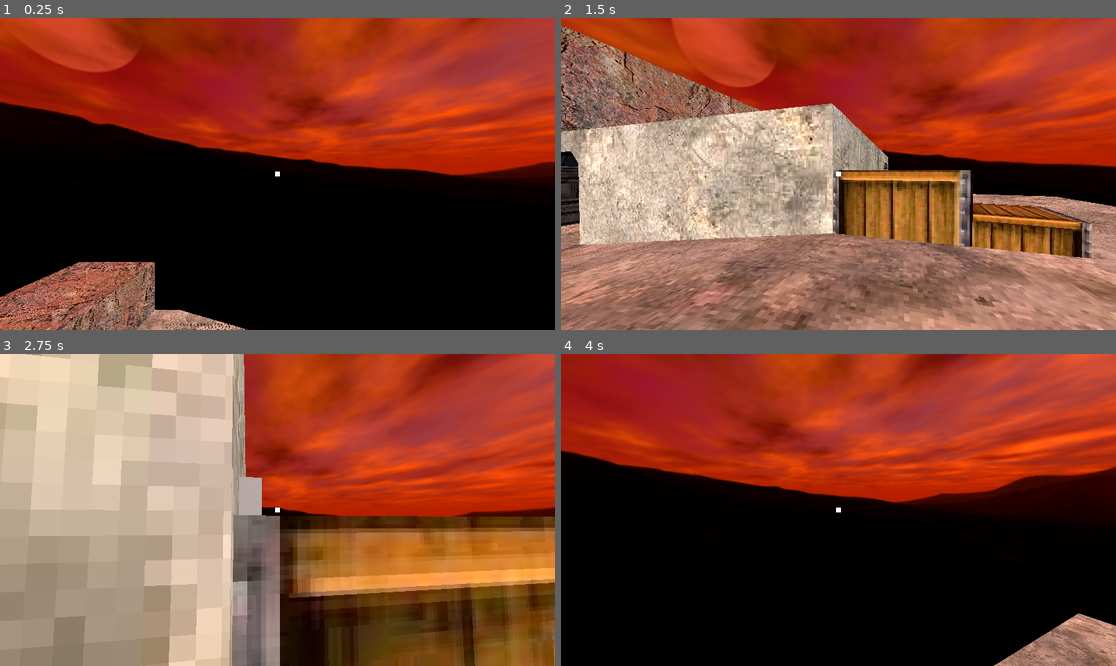
Above: before the commit, frames 1-4 (two rows, left to right).
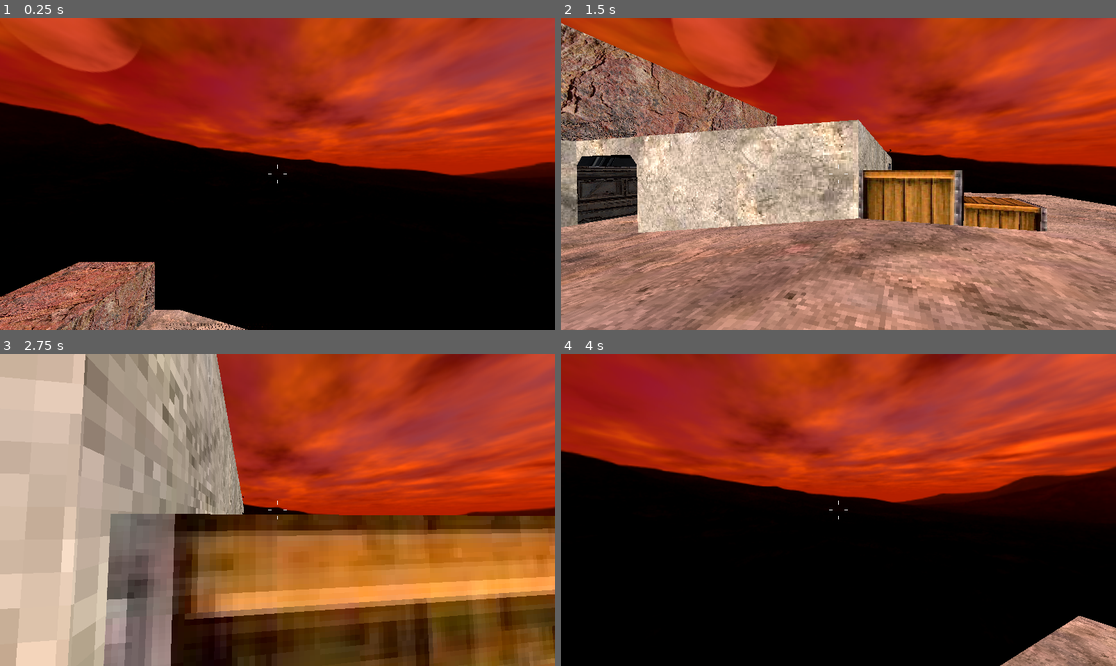
Above: after the commit, the same moments.

Repository: dairycultist/maltigi-run
Game: Godot game, scene res://world.tscn
The game is run twice, just before and just after one commit, with the same random seed, the same clock (stepped at 60 frames per second) and the same inputs.
Inputs (mouse positions are in pixels of both pictures, inside the frame that each line leads up to):
- Up to frame 1 (0.25 s): no input
- Up to frame 2 (1.5 s): move the mouse to (866, 174) at 0.52 s; press the mouse at (866, 174) at 0.53 s; hold Up (walk_up) from 0.53 s (still down); tap Space (jump) at 0.77 s; move the mouse to (810, 174) at 1.27 s; release the mouse at (810, 174) at 1.28 s; tap Shift (crouch) at 1.35 s
- Up to frame 3 (2.75 s): keep holding Up (walk_up); tap Space (jump) at 1.52 s; click (249, 510) at 1.55 s; move the mouse to (288, 503) at 2.02 s; press the mouse at (288, 503) at 2.03 s
- Up to frame 4 (4 s): keep holding Up (walk_up); move the mouse to (832, 516) at 2.77 s; release the mouse at (832, 516) at 2.78 s; tap F (toggle_fly) at 2.85 s; tap Space (jump) at 3.02, 3.77 s; click (832, 516) at 3.05 s; move the mouse to (877, 513) at 3.52 s; press the mouse at (877, 513) at 3.53 s

The runs differ from the first frame. In frame 1, less than 0.1% of the frame differs, in the area x 48-52%, y 46-54%; in frame 2, 43%; in frame 3, 50%, in the area x 0-100%, y 0-100%; in frame 4, 1.0%.

Commit message:
Shooting sound

Diff:
--- a/player_controller.gd
+++ b/player_controller.gd
@@ -8,16 +8,14 @@
 # bot navmesh
 # fast paced, wave gameplay
 
-const BULLET_HOLE = preload("res://tst.tscn")
-
-@export_group("Misc")
-@export var camera : Camera3D
+var random = RandomNumberGenerator.new()
 
 var camera_pitch := 0.0
 var is_flying := false
 
 @export_group("Gun")
 @export var firerate := 12
+@export var audiostream_fire : AudioStreamPlayer3D
 
 var fire_cooldown_remaining := 0.0
 
@@ -37,10 +35,12 @@
 
 func _process(delta: float) -> void:
 
+	# fly
 	if Input.is_action_just_pressed("toggle_fly"):
 		is_flying = not is_flying
 		velocity = Vector3.ZERO
 
+	# kill floor
 	if (position.y < -10):
 		position = Vector3(0, 10, 0)
 		velocity = Vector3.ZERO
@@ -51,16 +51,15 @@
 		if Input.is_action_pressed("fire"):
 
 			var space_state = get_world_3d().direct_space_state
-			var query = PhysicsRayQueryParameters3D.create(camera.global_position, camera.global_position - camera.get_global_transform().basis.z * 100)
+			var query = PhysicsRayQueryParameters3D.create($Camera3D.global_position, $Camera3D.global_position - $Camera3D.get_global_transform().basis.z * 100)
 			var result = space_state.intersect_ray(query)
 
-			if result:
-				if result.collider.has_method("on_shot"):
-					result.collider.on_shot()
-				else:
-					var bullet_hole = BULLET_HOLE.instantiate()
-					get_tree().root.add_child(bullet_hole)
-					bullet_hole.global_position = result.position + result.normal * 0.01
+			if result and result.collider.has_method("on_shot"):
+				result.collider.on_shot()
+
+			audiostream_fire.volume_linear = random.randf_range(0.8, 1.0)
+			audiostream_fire.pitch_scale = random.randf_range(0.95, 1.05)
+			audiostream_fire.play()
 
 			fire_cooldown_remaining = 1.0 / firerate
 
@@ -132,4 +131,4 @@
 
 		camera_pitch = clampf(camera_pitch - event.relative.y * mouse_sensitivity, -90, 90)
 
-		camera.rotation.x = deg_to_rad(camera_pitch)
+		$Camera3D.rotation.x = deg_to_rad(camera_pitch)
--- a/tst.tscn
+++ /dev/null
@@ -1,7 +0,0 @@
-[gd_scene load_steps=2 format=3 uid="uid://bhuevb5hiqhxb"]
-
-[sub_resource type="BoxMesh" id="BoxMesh_e3b24"]
-size = Vector3(0.2, 0.2, 0.2)
-
-[node name="MeshInstance3D" type="MeshInstance3D"]
-mesh = SubResource("BoxMesh_e3b24")
--- a/world.tscn
+++ b/world.tscn
@@ -1,6 +1,7 @@
-[gd_scene load_steps=16 format=3 uid="uid://pjh5004dwu6a"]
+[gd_scene load_steps=18 format=3 uid="uid://pjh5004dwu6a"]
 
 [ext_resource type="Script" uid="uid://vlcd5np3m2um" path="res://player_controller.gd" id="1_f3sb7"]
+[ext_resource type="AudioStream" uid="uid://clpeljf08wdu1" path="res://gunshot.wav" id="2_2o6r5"]
 [ext_resource type="Environment" uid="uid://b7571yot1dx2a" path="res://skybox/default_env.tres" id="2_tlwt5"]
 [ext_resource type="ArrayMesh" uid="uid://c2qvo6f1oqpsc" path="res://map/facility.obj" id="4_ic0uy"]
 [ext_resource type="Material" uid="uid://cck84q7aw8x5d" path="res://map/mat_concrete.tres" id="5_dwbse"]
@@ -11,6 +12,7 @@
 [ext_resource type="Texture2D" uid="uid://ckxg8mcbv12ky" path="res://map/graffiti.png" id="9_ioo17"]
 [ext_resource type="Material" uid="uid://de0ds530dqquc" path="res://map/mat_fence.tres" id="9_k3n1d"]
 [ext_resource type="Material" uid="uid://bma5h4x8gjt3n" path="res://map/mat_rock.tres" id="10_ic0uy"]
+[ext_resource type="Texture2D" uid="uid://csce2q7svuxhb" path="res://crosshair.png" id="12_k3n1d"]
 
 [sub_resource type="CapsuleShape3D" id="CapsuleShape3D_gv5m4"]
 
@@ -28,10 +30,13 @@
 
 [node name="World" type="Node3D"]
 
-[node name="Player" type="CharacterBody3D" parent="." node_paths=PackedStringArray("camera")]
+[node name="Player" type="CharacterBody3D" parent="." node_paths=PackedStringArray("audiostream_fire")]
 transform = Transform3D(1, 0, 0, 0, 1, 0, 0, 0, 1, 0, 30, 0)
 script = ExtResource("1_f3sb7")
-camera = NodePath("Camera3D")
+audiostream_fire = NodePath("AudioStreamFire")
+drag = 14.0
+grounded_accel = 120.0
+airborne_accel = 6.0
 airborne_course_correction = 1.1
 
 [node name="CollisionShape3D" type="CollisionShape3D" parent="Player"]
@@ -40,6 +45,9 @@
 
 [node name="Camera3D" type="Camera3D" parent="Player"]
 transform = Transform3D(1, 0, 0, 0, 1, 0, 0, 0, 1, 0, 1.5, 0)
+
+[node name="AudioStreamFire" type="AudioStreamPlayer3D" parent="Player"]
+stream = ExtResource("2_2o6r5")
 
 [node name="Sun" type="DirectionalLight3D" parent="."]
 transform = Transform3D(0.885377, -0.173535, 0.431268, 0, 0.927712, 0.373296, -0.464873, -0.330508, 0.821376, 0, 4.62799, 0)
@@ -75,15 +83,18 @@
 material_override = SubResource("StandardMaterial3D_gbfbk")
 mesh = SubResource("PlaneMesh_ic0uy")
 
-[node name="Crosshair" type="ColorRect" parent="."]
+[node name="Crosshair" type="TextureRect" parent="."]
+texture_filter = 1
 anchors_preset = 8
 anchor_left = 0.5
 anchor_top = 0.5
 anchor_right = 0.5
 anchor_bottom = 0.5
-offset_left = -5.0
-offset_top = -5.0
-offset_right = 5.0
-offset_bottom = 5.0
+offset_left = -20.0
+offset_top = -20.0
+offset_right = 20.0
+offset_bottom = 20.0
 grow_horizontal = 2
 grow_vertical = 2
+texture = ExtResource("12_k3n1d")
+expand_mode = 1
Binary file added: crosshair.png
Not shown, added: crosshair.png.import
Not shown, added: gunshot.wav.import
Not shown, added: gunshot.wav
